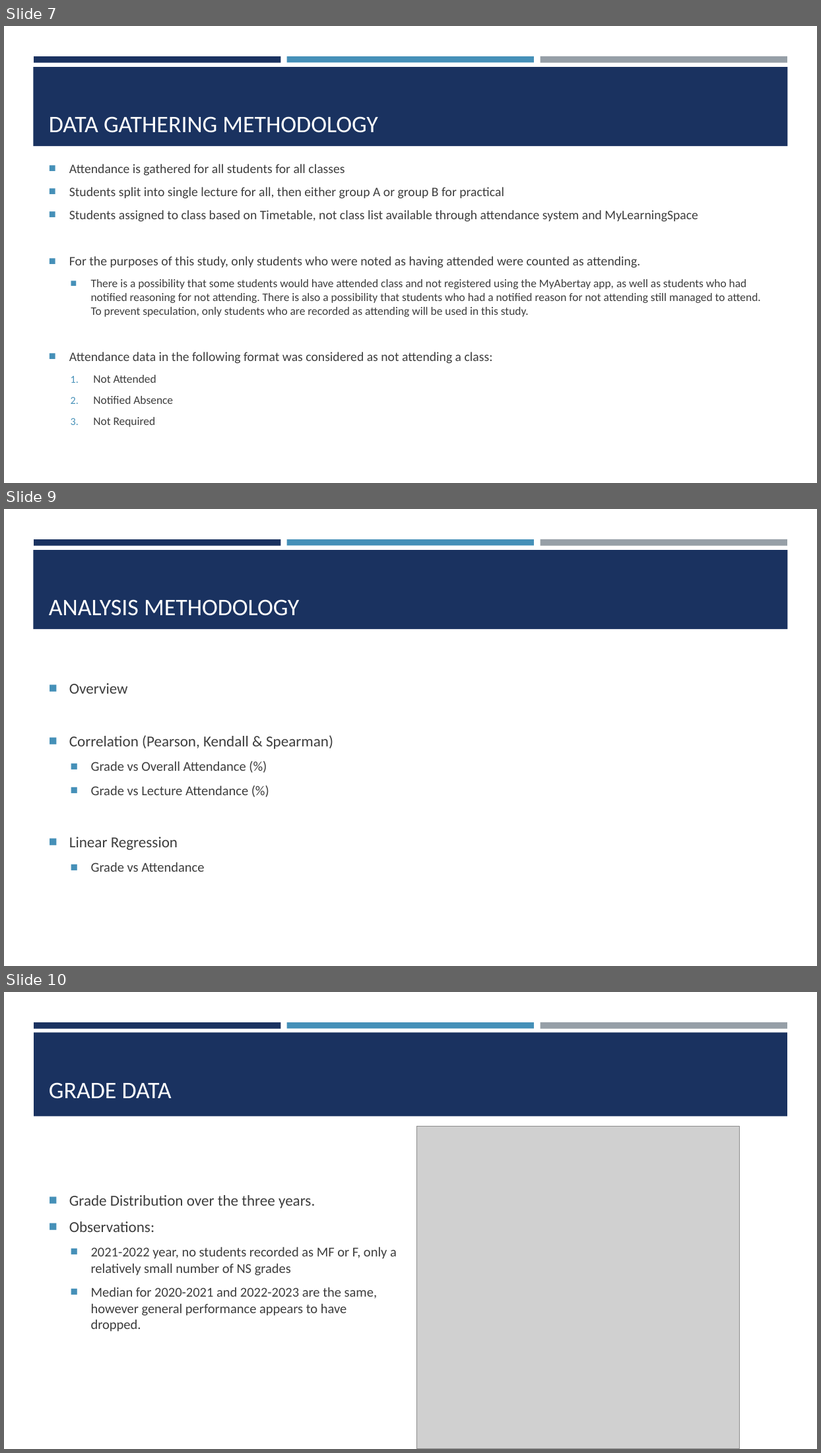
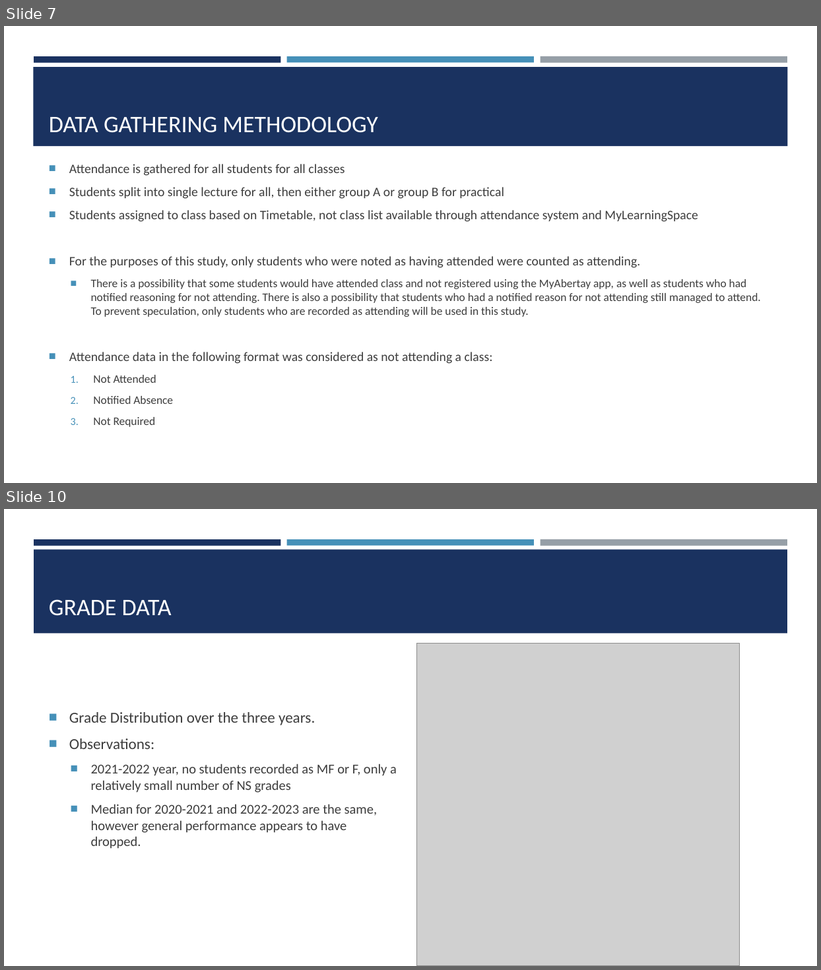
Before and after one commit to ChrisAcornleyPhD/CAP512Data, a slide deck: scripts/CAP512.pptx. Shown one above the other, each under a label of ours: slides 7, 9 and 10 before the commit, slides 7 and 10 after it; the slides between them are not shown. The pictures are 821x1453 and 821x970 pixels, drawn with LibreOffice and Linux fonts; fonts in the diff are those of the drawing; grey boxes stand for pictures. Boxes give left, top, right and bottom in pixels: in the first picture for what was removed or moved away, otherwise in the second. Text is boxed around its words. In the diff, an @@ line names an element or a change of style, - is before the commit and + after.

```diff
--- a/scripts/CAP512.pptx
+++ b/scripts/CAP512.pptx
@@ slide 9 removed at [4,509,817,966], background #FFFFFF; not listed: 4 template elements that a slide beside it also shows @@
@@ title removed at [49,599,299,616] @@
-ANALYSIS METHODOLOGY
@@ text removed at [69,683,333,872] @@
-■ Overview
-■ Correlation (Pearson, Kendall & Spearman)
-  ■ Grade vs Overall Attendance (%)
-  ■ Grade vs Lecture Attendance (%)
-■ Linear Regression
-  ■ Grade vs Attendance
```
Also in this commit, not shown: 4 slides changed, 8 slides added, 5 other slides removed.
